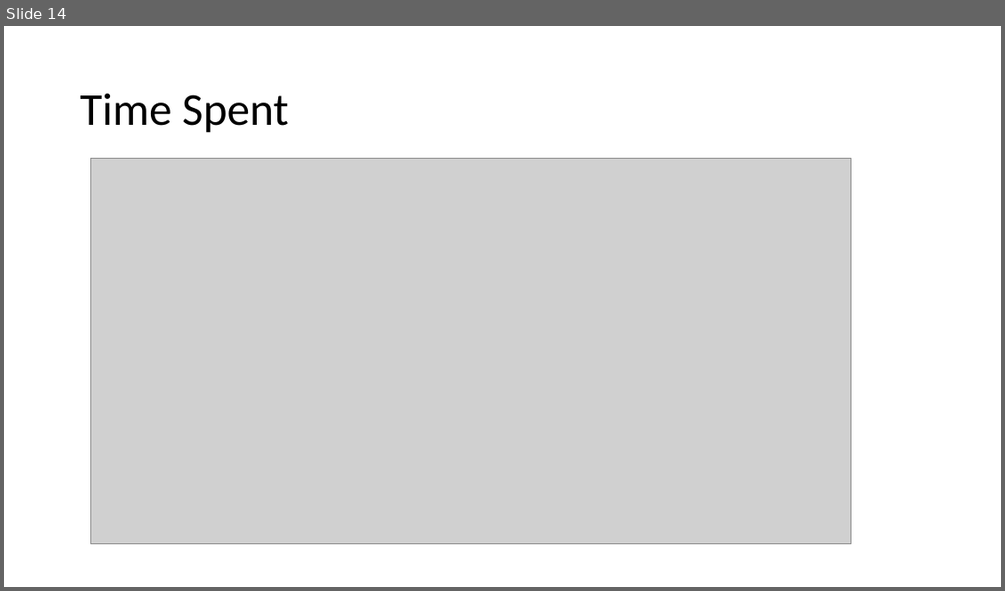
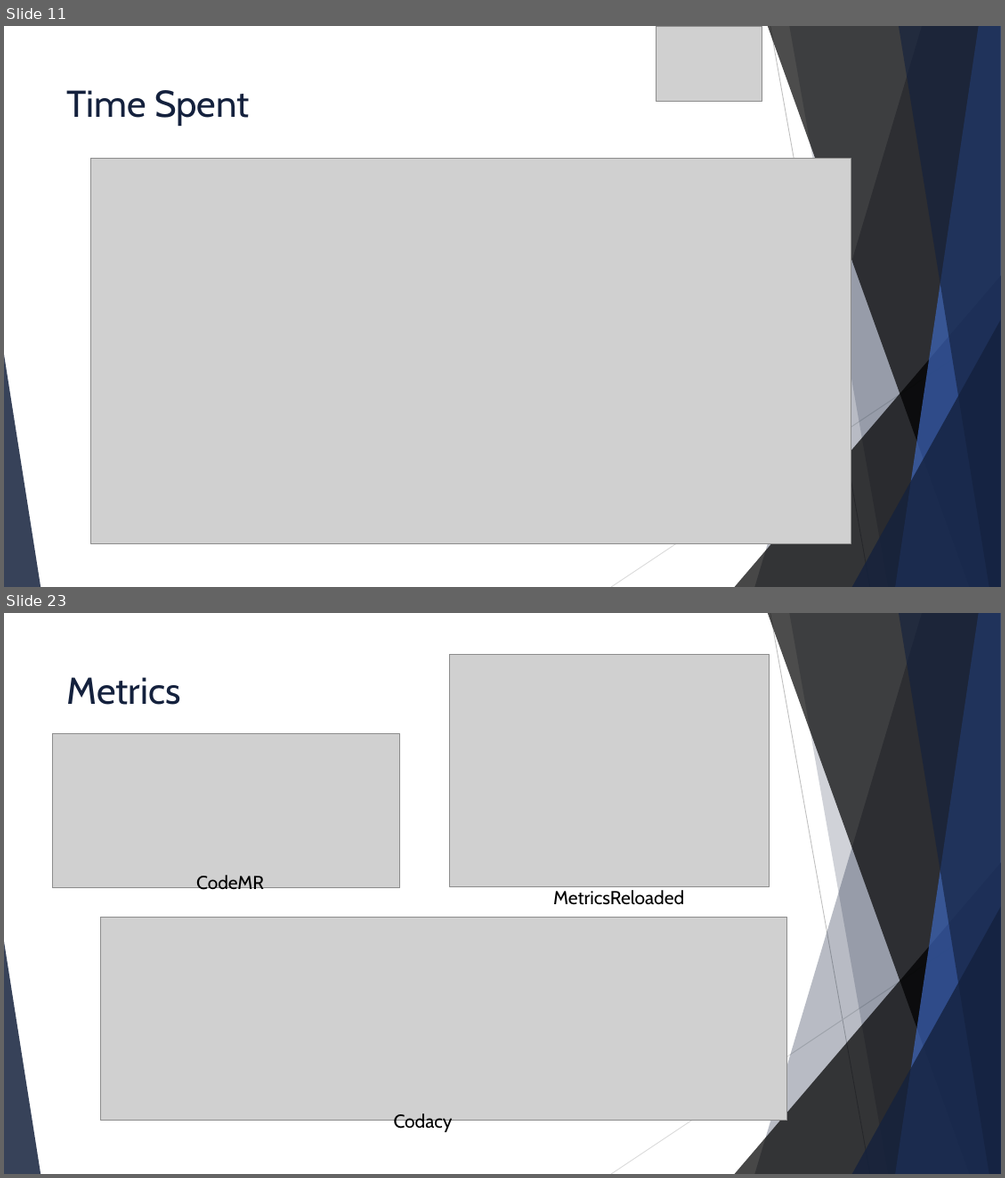
Before and after one commit to david2628/Work2Play, a slide deck: Final/W2P_final.pptx. Shown one above the other, each under a label of ours: slide 14 before the commit, slides 11 and 23 after it; the slides between them are not shown. The pictures are 1005x591 and 1005x1178 pixels, drawn with LibreOffice and Linux fonts; fonts in the diff are those of the drawing; grey boxes stand for pictures. Boxes give left, top, right and bottom in pixels: in the first picture for what was removed or moved away, otherwise in the second. Text is boxed around its words. In the diff, an @@ line names an element or a change of style, - is before the commit and + after.

```diff
--- a/Final/W2P_final.pptx
+++ b/Final/W2P_final.pptx
@@ slide 23 added at box(4, 613, 1001, 1174), background #FFFFFF; not listed: 10 template elements that a slide beside it also shows @@
@@ picture added at box(450, 654, 769, 887) @@
@@ title added at box(67, 677, 181, 705), 36 pt, text #14213D @@
+Metrics
@@ picture added at box(53, 733, 399, 887) @@
@@ text added at box(196, 875, 264, 894), 18 pt, text #000000 @@
+CodeMR
@@ text added at box(553, 890, 684, 905), 18 pt, text #000000 @@
+MetricsReloaded
@@ picture added at box(100, 917, 787, 1121) @@
@@ text added at box(394, 1113, 453, 1133), 18 pt, text #000000 @@
+Codacy
@@ what was slide 14 is now slide 11 @@
@@ slide 11 changed as well @@
@@ picture added at box(656, 26, 763, 101) @@
@@ title "Time Spent": place and size @@
-title "Time Spent" at box(80, 93, 289, 133)
+title "Time Spent" at box(67, 90, 249, 126)
@@ title "Time Spent" at box(67, 90, 249, 126): size 44 to 36 pt, font Calibri to Cabin, text colour #000000 to #14213D; line spacing 0.9 to 1; vertical alignment middle to top @@
@@ group added at box(4, 26, 1001, 587): 5 freeform shapes, 3 triangles, 2 lines @@
```
Also in this commit, not shown: 12 other slides changed, 11 other slides added, 10 slides removed.
